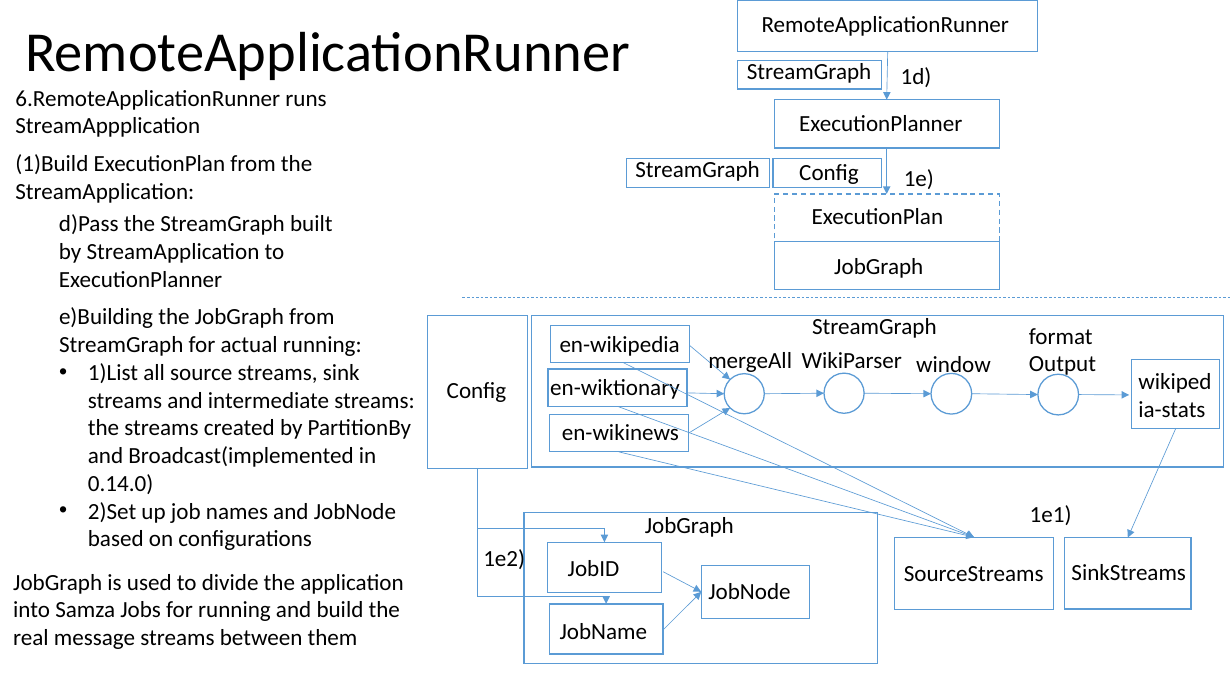
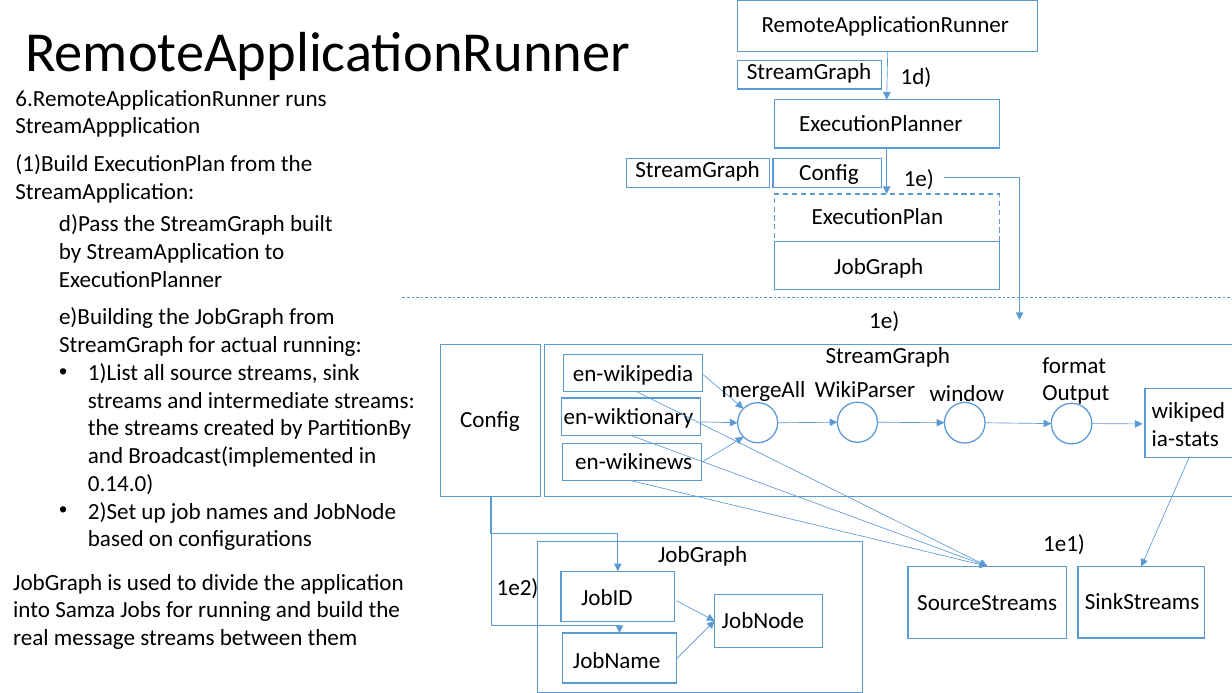
Before and after one commit to Swrrt/Samza-Documents, a slide deck: slide 36 of Documentation/SamzaStructure.pptx (slide 34 before the commit). Drawn at 1232x693 pixels with LibreOffice and Linux fonts; fonts in the diff are those of the drawing. Boxes give left, top, right and bottom in pixels: in the first picture for what was removed or moved away, otherwise in the second. Text is boxed around its words. In the diff, an @@ line names an element or a change of style, - is before the commit and + after.

Commit message:
ApplicationRunner is over!

```diff
--- a/Documentation/SamzaStructure.pptx
+++ b/Documentation/SamzaStructure.pptx
@@ elbow arrow added from (945, 177) to (1019, 320), #5B9BD5 0.5 pt @@
@@ line moved from (462, 298) - (1232, 298) to (402, 298) - (1232, 298) @@
@@ text added at bbox=[869, 311, 899, 331], 18 pt, text #000000 @@
+1e)
@@ 18 texts, 13 arrows, 11 rectangles, 4 ellipses: place and size @@
-18 texts, 13 arrows, 11 rectangles, 4 ellipses at bbox=[428, 315, 1224, 654]
+18 texts, 13 arrows, 11 rectangles, 4 ellipses at bbox=[441, 344, 1232, 683]
@@ elbow arrow moved from (478, 469) - (606, 604) to (491, 496) - (619, 633) @@
@@ elbow arrow moved from (478, 469) - (604, 543) to (491, 496) - (618, 571) @@
@@ rectangle: place and size @@
-rectangle at bbox=[524, 512, 878, 664]
+rectangle at bbox=[538, 542, 862, 693]
```
Also in this commit, not shown: 8 other slides changed, 5 slides added, 1 slide removed.
